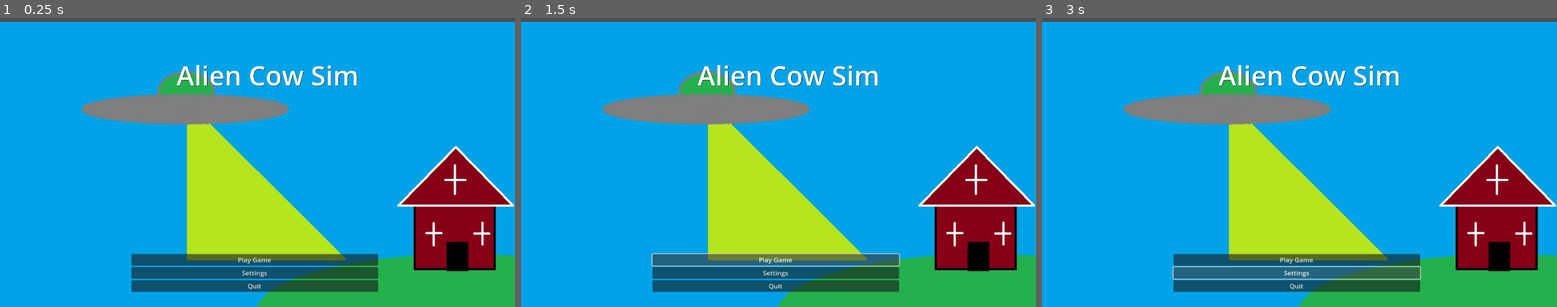
Above: before the commit, frames 1-3 (left to right).
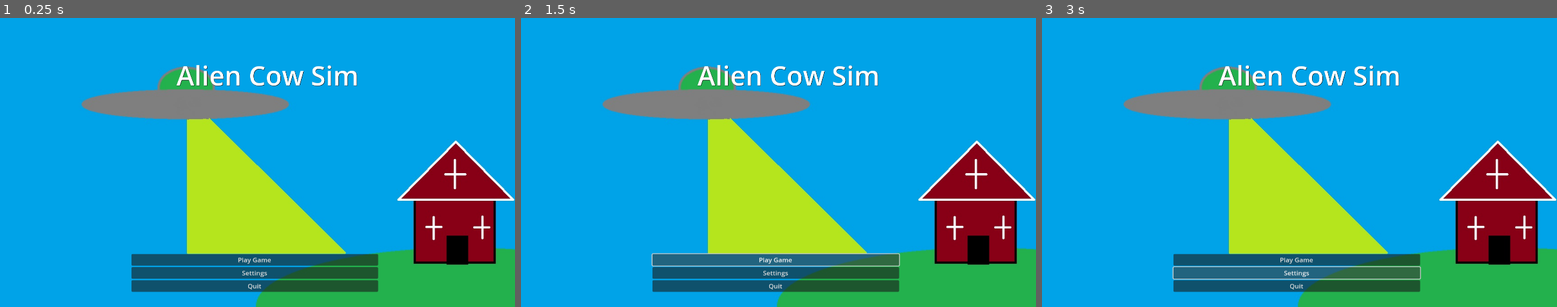
Above: after the commit, the same moments.

Repository: CJ-Eilenstine/Alien-Sim
Game: Godot game, scene res://Scenes/Levels/main_menu.tscn
Two runs of this game, one before a commit and one after it. Both use one fixed random seed, a clock stepped at 60 frames per second and the inputs below. The project has no main scene, so this scene is started directly.
Inputs:
- Up to frame 1 (0.25 s): no input
- Up to frame 2 (1.5 s): click "Play Game" at 0.5 s; click "Play Game" at 1.25 s
- Up to frame 3 (3 s): click "Play Game" at 2 s; click "Settings" at 2.75 s

The runs differ from the first frame. In frame 1, 7.6% of the frame differs, in the area x 0-100%, y 0-100%; in frame 2, 7.4%; in frame 3, 7.5%.

Commit message:
Fix
Made a quick fix

Diff:
--- a/Scenes/Levels/main_menu.tscn
+++ b/Scenes/Levels/main_menu.tscn
@@ -1,6 +1,6 @@
 [gd_scene load_steps=3 format=3 uid="uid://bvlya2krh0n5y"]
 
-[ext_resource type="Theme" uid="uid://33s77meh1437" path="res://themes/title_theme.tres" id="1_g6dv3"]
+[ext_resource type="Theme" uid="uid://33s77meh1437" path="res://Themes/title_theme.tres" id="1_g6dv3"]
 [ext_resource type="Texture2D" uid="uid://dxrtctkp6gi1f" path="res://Images/titleBG.jpg" id="2_enqk2"]
 
 [node name="Title" type="Node2D"]
@@ -53,6 +53,6 @@
 text = "Quit"
 
 [node name="TitleBg" type="Sprite2D" parent="."]
-position = Vector2(967.778, 560.5)
-scale = Vector2(1.68364, 1.68364)
+position = Vector2(967.778, 540)
+scale = Vector2(1.68364, 1.66667)
 texture = ExtResource("2_enqk2")
